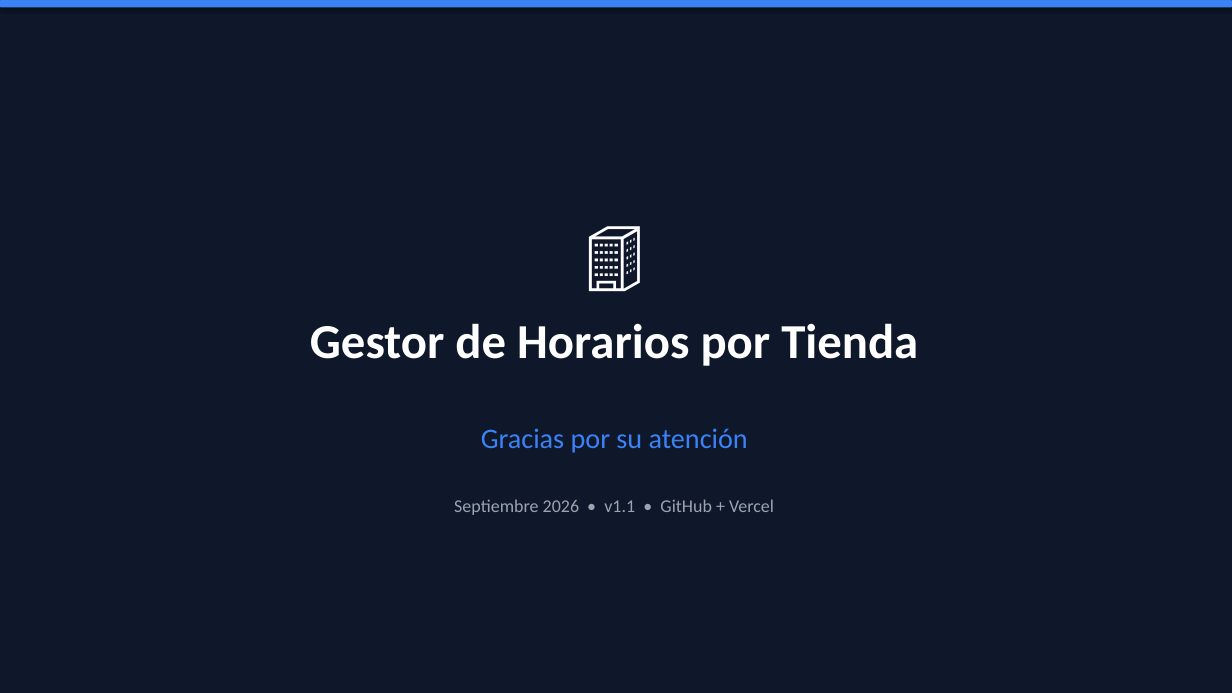
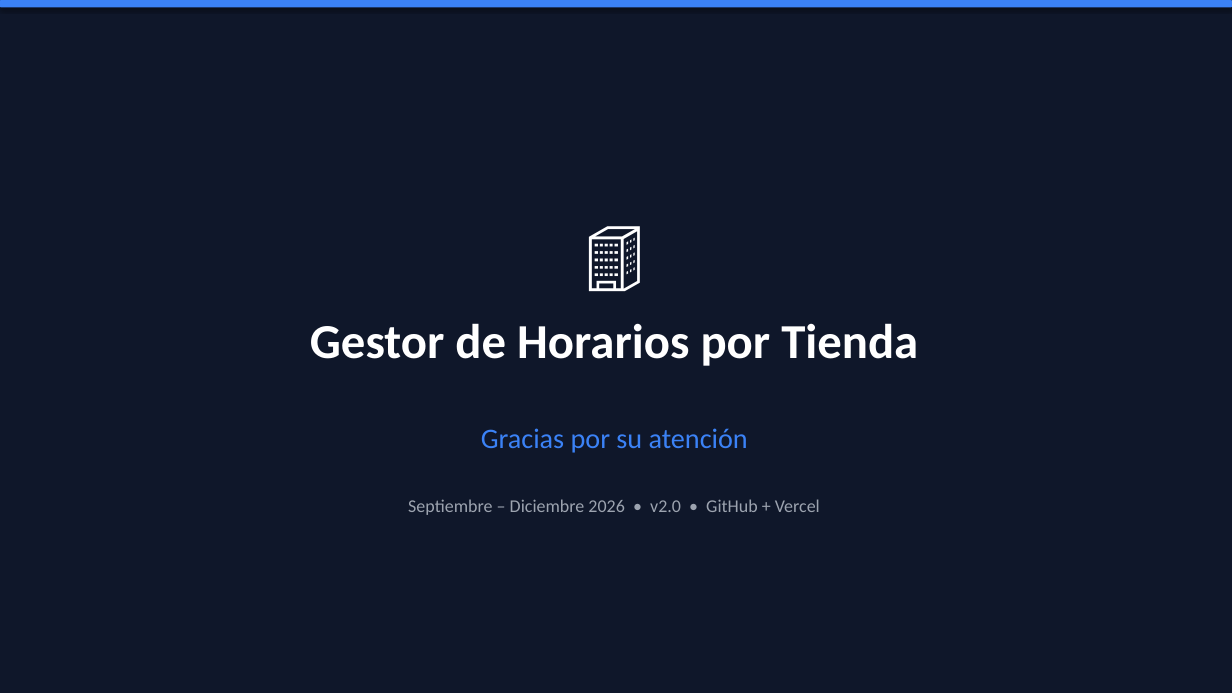
Before and after one commit to AndersonGrande588/Sistema-de-Horarios, a slide deck: slide 12 of Presentacion_Gestor_Horarios.pptx. Drawn at 1232x693 pixels with LibreOffice and Linux fonts; fonts in the diff are those of the drawing. Boxes give left, top, right and bottom in pixels: in the first picture for what was removed or moved away, otherwise in the second. Text is boxed around its words. In the diff, an @@ line names an element or a change of style, - is before the commit and + after.

Commit message:
Se agrega diciembre, se reasignan zonas y se actualiza la presentacion
- Horarios de diciembre (180 turnos): 699 en total sep-dic.
- Andres Garzon toma Felicidad y Plaza Central (zonas de Julian).
- Jersoon alterna Unicentro y Titan.
- Brayan Sanchez reemplaza a Angel Ortiz en Calle 82 (sin guardias).
- Julian Garzon sale de la app.
- Calendario muestra las semanas reales del mes (4, 5 o 6).
- Documentacion y presentacion PPTX actualizadas a v2.0.

```diff
--- a/Presentacion_Gestor_Horarios.pptx
+++ b/Presentacion_Gestor_Horarios.pptx
@@ text at [408, 499, 820, 515]: text changed @@
-Septiembre 2026 • v1.1 • GitHub + Vercel
+Septiembre – Diciembre 2026 • v2.0 • GitHub + Vercel
```
Also in this commit, not shown: 8 other slides changed, 12 other files.
